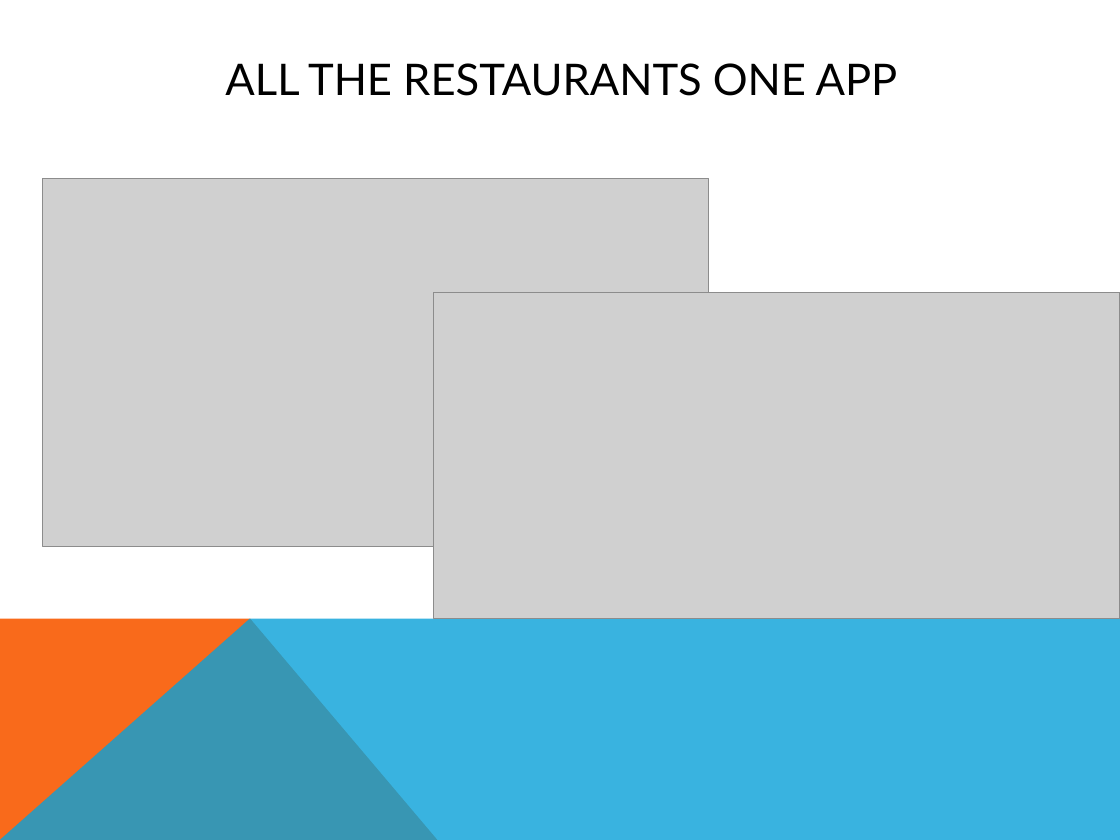
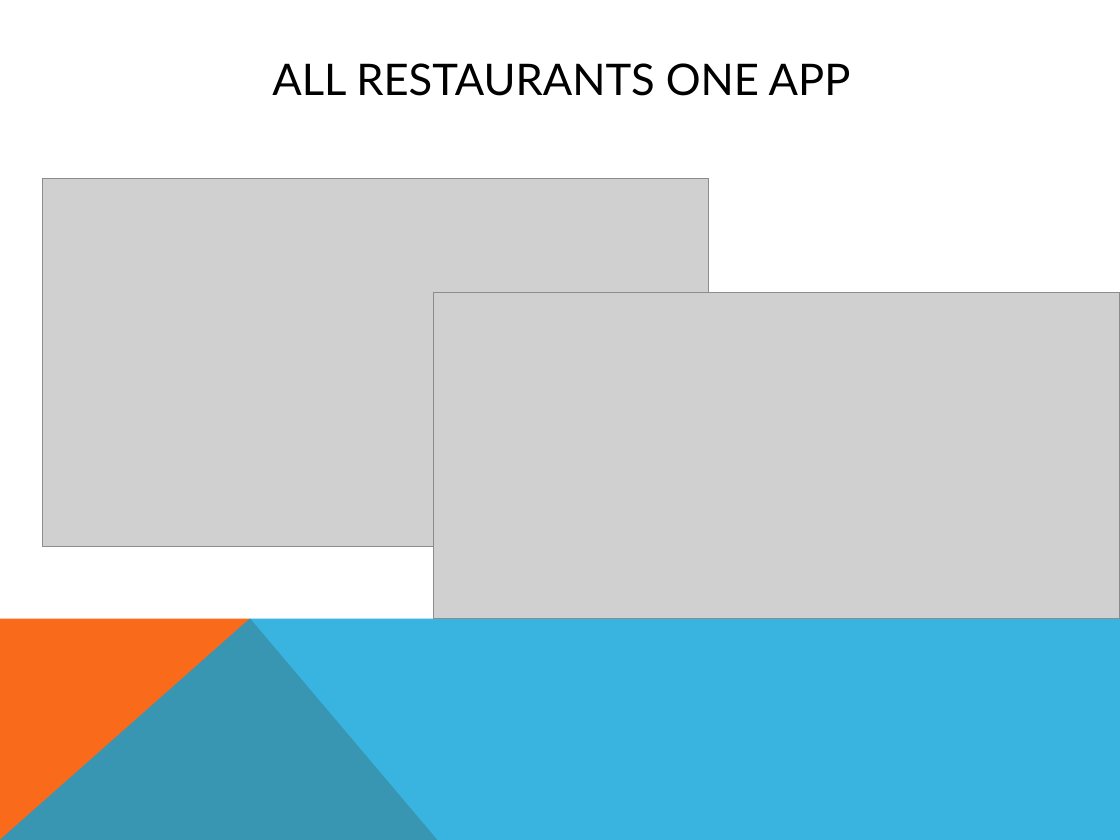
Before and after one commit to Dyndrilliac/cen-4010-assignments, a slide deck: slide 6 of Design Documents/PresentationSoftEng.pptx. Drawn at 1120x840 pixels with LibreOffice and Linux fonts; fonts in the diff are those of the drawing; grey boxes stand for pictures. Boxes give left, top, right and bottom in pixels: in the first picture for what was removed or moved away, otherwise in the second. Text is boxed around its words. In the diff, an @@ line names an element or a change of style, - is before the commit and + after.

```diff
--- a/Design Documents/PresentationSoftEng.pptx
+++ b/Design Documents/PresentationSoftEng.pptx
@@ title at box(272, 63, 851, 96): text changed @@
-ALL THE RESTAURANTS ONE APP
+ALL RESTAURANTS ONE APP
```
Also in this commit, not shown: 1 other slide changed, 2 slides added, 2 slides removed.
